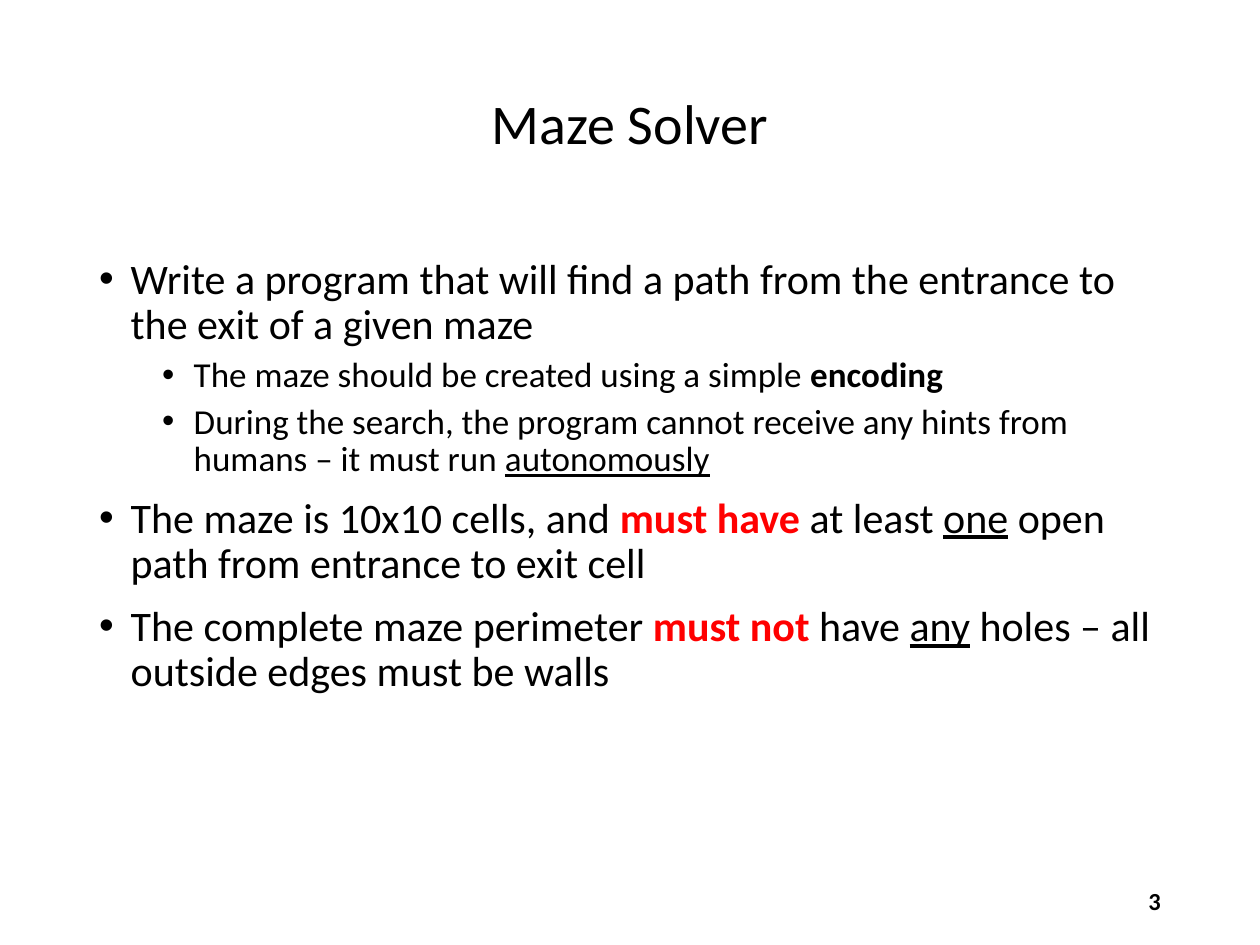
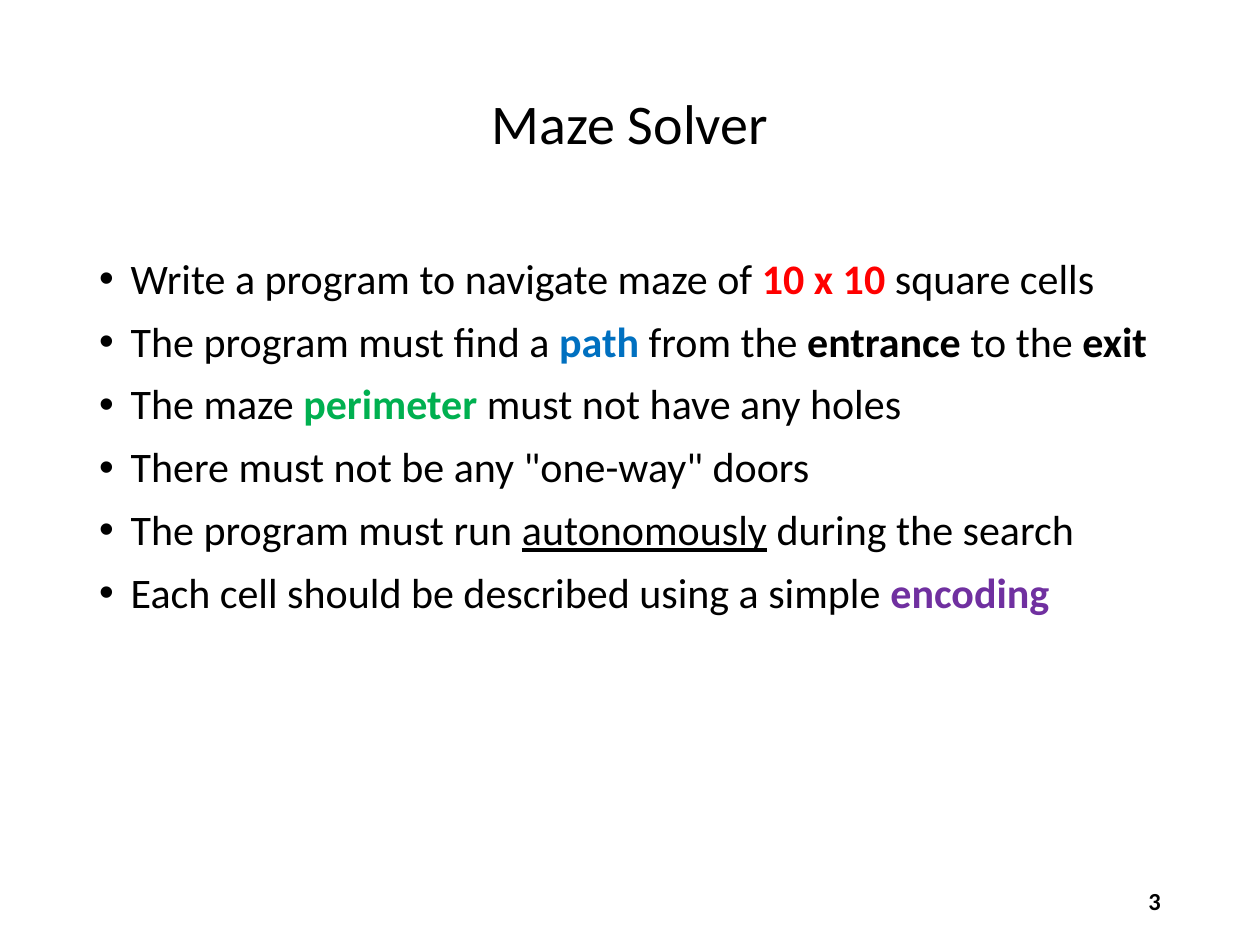
Before and after one commit to dbiersach/scicomp301-cpp-linux, a slide deck: slide 3 of session22/Session 22 - Search Algorithms, Adjacency Matrix.pptx. Drawn at 1260x945 pixels with LibreOffice and Linux fonts; fonts in the diff are those of the drawing. Boxes give left, top, right and bottom in pixels: in the first picture for what was removed or moved away, otherwise in the second. Text is boxed around its words. In the diff, an @@ line names an element or a change of style, - is before the commit and + after.

```diff
--- a/session22/Session 22 - Search Algorithms, Adjacency Matrix.pptx
+++ b/session22/Session 22 - Search Algorithms, Adjacency Matrix.pptx
@@ text at bbox=[131, 264, 1147, 616]: text changed @@
-• Write a program that will find a path from the entrance to the exit of a given maze
-  • The maze should be created using a simple encoding
-  • During the search, the program cannot receive any hints from humans – it must run autonomously
-• The maze is 10x10 cells, and must have at least one open path from entrance to exit cell
-• The complete maze perimeter must not have any holes – all outside edges must be walls
+• Write a program to navigate maze of 10 x 10 square cells
+• The program must find a path from the entrance to the exit
+• The maze perimeter must not have any holes
+• There must not be any "one-way" doors
+• The program must run autonomously during the search
+• Each cell should be described using a simple encoding
```
Also in this commit, not shown: 22 other slides changed, 5 slides added, 10 slides removed, 8 other files.
